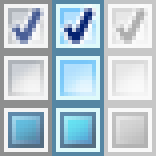
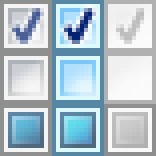
Layered file, before and after one edit (156 × 156). Changes by layer:
added layer "checkbox checked disabled (Windows 7)" above "checkbox checked disabled (alt)" over [104,0,156,52]
renamed "checkbox checked disabled" to "checkbox checked disabled (alt)", hid it over [104,0,156,52]
added layer "checkbox disabled (Windows 7)" above "checkbox disabled (alt)" over [104,52,156,104]
renamed "checkbox disabled" to "checkbox disabled (alt)", hid it over [104,52,156,104]
added group "checkbox intermediate disabled" with 3 layers above "checkbox intermediate disabled (alt)" over [104,104,156,156]
added layer "checkbox intermediate disabled #1" in group "checkbox intermediate disabled" over [104,104,156,156]
added layer "checkbox intermediate disabled middle" (75%) in group "checkbox intermediate disabled" over [112,112,148,148]
renamed "checkbox intermediate disabled" to "checkbox intermediate disabled (alt)", hid the group it (3 layers), opacity 50% → 100% over [104,104,156,156]
showed "Background" over [8,0,156,156]
